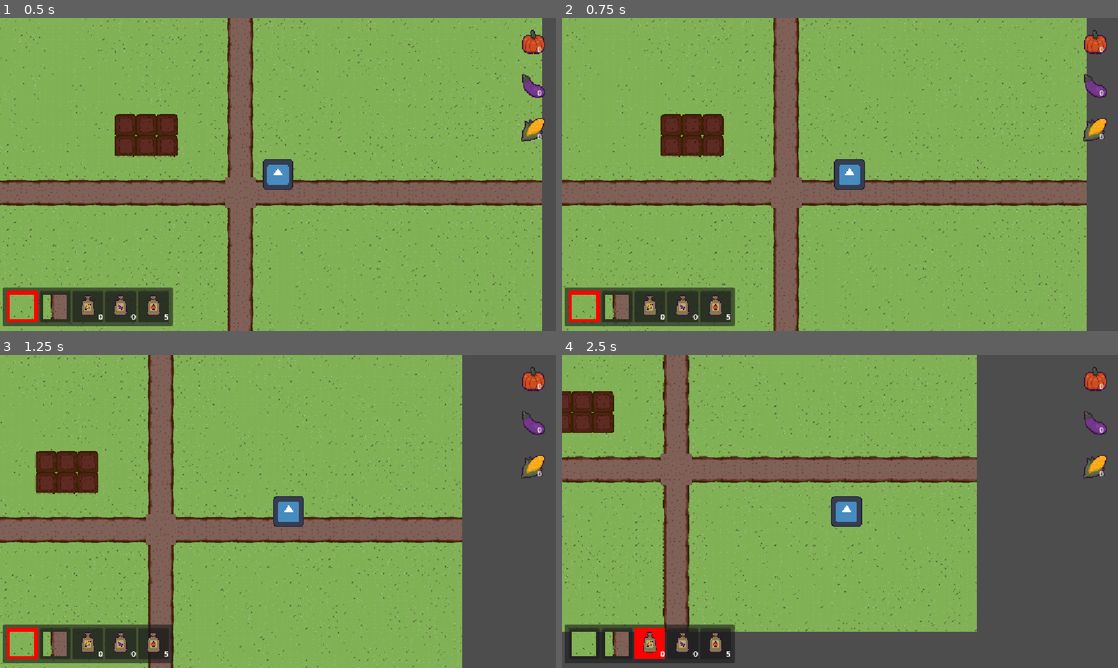
Above: before the commit, frames 1-4 (two rows, left to right).
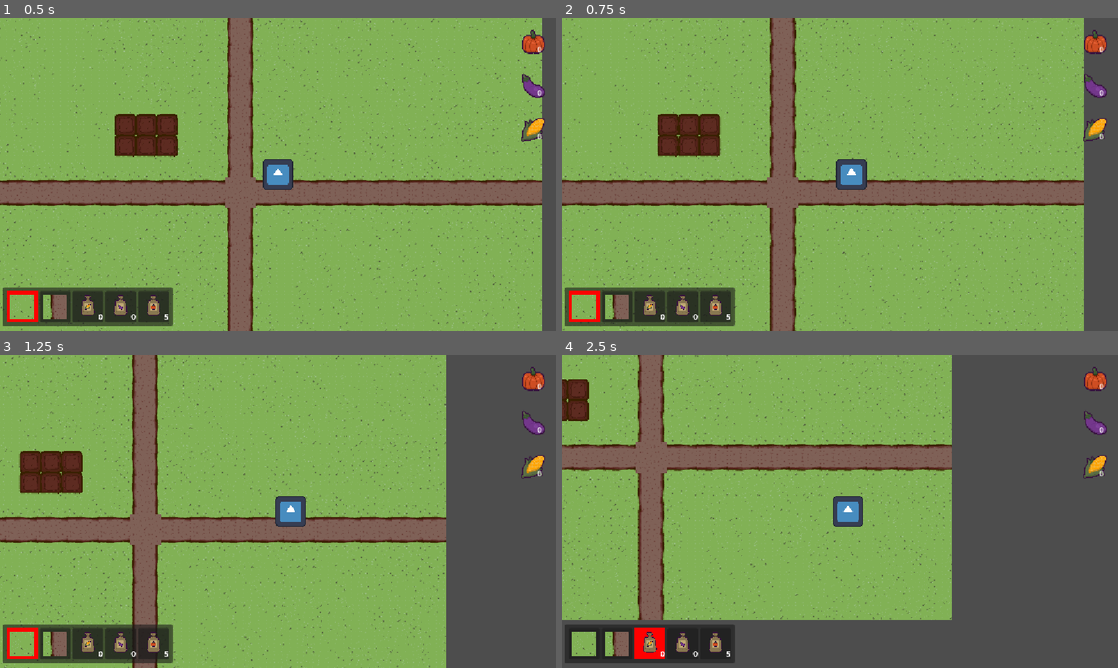
Above: after the commit, the same moments.

Repository: LovroMacicK/GameJam
Game: Godot game, scene res://scenes/world.tscn
Same seed, same stepped clock (60 frames per second), same inputs: the game is played once before the commit and once after it. The engine's default icon, where the game draws it, is replaced by a stand-in: a white triangle on a blue panel in a dark square.
Inputs (mouse positions are in pixels of both pictures, inside the frame that each line leads up to):
- Up to frame 1 (0.5 s): no input
- Up to frame 2 (0.75 s): tap Enter at 0.5 s; move the mouse to (689, 124) at 0.52 s; hold D (right) from 0.53 s (still down); hold Shift (shift) from 0.53 s (still down); click (689, 124) at 0.67 s
- Up to frame 3 (1.25 s): keep holding D (right); keep holding Shift (shift); tap 1 at 0.8 s
- Up to frame 4 (2.5 s): move the mouse to (606, 483) at 1.27 s; release D (right) at 1.28 s; release Shift (shift) at 1.28 s; hold S (down) 1.28-2.03 s; tap 1 at 1.35 s; click (606, 483) at 1.42 s; tap 2 at 1.55, 2.1 s; move the mouse to (612, 433) at 2.02 s; hold D (right) from 2.03 s (still down); click (612, 433) at 2.17 s; tap 3 at 2.3 s

Frame 1 is identical in both runs. In frame 2, 8.5% of the frame differs, in the area x 0-95%, y 0-100%; in frame 3, 14%; in frame 4, 23%, in the area x 0-75%, y 0-89%.

Commit message:
inventory/farming system updated

Diff:
--- a/GameJam2026/prefabs/UI/Inventory/inventory.gd
+++ b/GameJam2026/prefabs/UI/Inventory/inventory.gd
@@ -21,21 +21,22 @@
 
 
 func change_selected_slot_tools_inventory(item: String) -> void:
-	if item == tools_inventory[0]:
-		selected_slot_tools_inventory = 0
-	elif item == tools_inventory[1]:
-		selected_slot_tools_inventory = 1
+	var tool_index := tools_inventory.find(item)
+	if tool_index == -1:
+		return
+
+	selected_slot_tools_inventory = tool_index
 
 	selected_slot_inventory = -1
 
 
 func change_selected_slot_inventory(item: String) -> void:
-	if item == "pumpkin_seed":
-		selected_slot_inventory = 0
-	elif item == "corn_seed":
-		selected_slot_inventory = 1
-	elif item == "eggplant_seed":
-		selected_slot_inventory = 2
+	var seed_items := ["pumpkin_seed", "corn_seed", "eggplant_seed"]
+	var seed_index := seed_items.find(item)
+	if seed_index == -1:
+		return
+
+	selected_slot_inventory = seed_index
 
 	selected_slot_tools_inventory = -1
 
@@ -55,15 +56,19 @@
 
 
 func remove(item: String, amount: int) -> void:
-	if inventory.has(item) && inventory[item] >= amount && amount > 0:
-		inventory[item] -= amount
-		inventory_changed.emit()
+	if amount <= 0 or not inventory.has(item) or inventory[item] < amount:
+		return
+
+	inventory[item] -= amount
+	inventory_changed.emit()
 
 
 func add(item: String, amount: int) -> void:
-	if inventory.has(item) && amount > 0 && inventory[item] + amount <= 64:
-		inventory[item] += amount
-		inventory_changed.emit()
+	if amount <= 0 or not inventory.has(item):
+		return
+
+	inventory[item] = mini(inventory[item] + amount, 64)
+	inventory_changed.emit()
 
 
 func get_count(item: String) -> int:
--- a/GameJam2026/prefabs/UI/Inventory/inventory_ui.gd
+++ b/GameJam2026/prefabs/UI/Inventory/inventory_ui.gd
@@ -20,6 +20,10 @@
 
 
 func _ready() -> void:
+	if inventory == null:
+		push_error("InventoryUI potrebuje povezavo do Inventory.")
+		return
+
 	inventory.inventory_changed.connect(update_count)
 	inventory.change_selected_slot_tools_inventory("scythe")
 	update_count()
@@ -61,6 +65,9 @@
 
 
 func update_count() -> void:
+	if inventory == null:
+		return
+
 	slot_2_label.text = str(inventory.get_count("corn_seed"))
 	slot_3_label.text = str(inventory.get_count("eggplant_seed"))
 	slot_4_label.text = str(inventory.get_count("pumpkin_seed"))
--- /dev/null
+++ b/GameJam2026/prefabs/crop/Crop.tscn
@@ -0,0 +1,13 @@
+[gd_scene format=3 uid="uid://cwp1j4hu6t60j"]
+
+[ext_resource type="Script" uid="uid://8pmy2tpi5s50" path="res://prefabs/crop/Crop.gd" id="1_vdokn"]
+
+[node name="Crop" type="Node2D" unique_id=416708157]
+script = ExtResource("1_vdokn")
+
+[node name="Sprite2D" type="Sprite2D" parent="." unique_id=1393837908]
+
+[node name="GrowthTimer" type="Timer" parent="." unique_id=65058172]
+one_shot = true
+
+[connection signal="timeout" from="GrowthTimer" to="." method="_on_growth_timer_timeout"]
--- a/GameJam2026/prefabs/player/player.gd
+++ b/GameJam2026/prefabs/player/player.gd
@@ -1,8 +1,8 @@
 extends CharacterBody2D
 class_name Player
 
-const SPEED: float = 10000.0
-const RUNNING_SPEED: float = 16000.0
+const SPEED: float = 200.0
+const RUNNING_SPEED: float = 320.0
 
 @onready var sprite: AnimatedSprite2D = $Sprite
 
@@ -11,18 +11,18 @@
 var previous_state: String = "walk_front"
 
 
-func _physics_process(delta: float) -> void:
-	move(delta)
+func _physics_process(_delta: float) -> void:
+	move()
 
-func move(delta: float) -> void:
+func move() -> void:
 	var direction: Vector2 = Input.get_vector("left", "right", "up", "down")
 
 	if Input.is_action_pressed("shift"):
-		velocity = direction.normalized() * RUNNING_SPEED * delta
+		velocity = direction.normalized() * RUNNING_SPEED
 	else:
-		velocity = direction.normalized() * SPEED * delta
+		velocity = direction.normalized() * SPEED
 	flip(direction)
-	#animation_state_machine(direction)
+	animation_state_machine(direction)
 	move_and_slide()
 
 func flip(direction: Vector2) -> void:
@@ -40,22 +40,31 @@
 			sprite.speed_scale = 1
 
 		if direction.y > 0:
-			sprite.play("walk_front")
+			_play_animation("walk_front")
 			previous_state = "walk_front"
 
 		elif direction.y < 0:
-			sprite.play("walk_back")
+			_play_animation("walk_back")
 			previous_state = "walk_back"
 
 		elif direction.y == 0 && direction.x != 0:
-			sprite.play("walk_side")
+			_play_animation("walk_side")
 
 		else:
 			sprite.play(previous_state)
 
 	else:
 		if previous_state == "walk_front":
-			sprite.play("idle_front")
+			_play_animation("idle_front")
 
 		elif previous_state == "walk_back":
-			sprite.play("idle_back")
+			_play_animation("idle_back")
+
+func _play_animation(animation_name: String) -> void:
+	if sprite.sprite_frames == null:
+		return
+
+	if sprite.sprite_frames.has_animation(animation_name):
+		sprite.play(animation_name)
+	elif sprite.sprite_frames.has_animation("default"):
+		sprite.play("default")
--- a/GameJam2026/prefabs/player/player.tscn
+++ b/GameJam2026/prefabs/player/player.tscn
@@ -24,7 +24,7 @@
 [sub_resource type="CircleShape2D" id="CircleShape2D_nirye"]
 radius = 62.008064
 
-[node name="Player" type="CharacterBody2D" unique_id=1931862810]
+[node name="Player" type="CharacterBody2D" unique_id=1931862810 groups=["player"]]
 script = ExtResource("1_sxsrd")
 
 [node name="Collider" type="CollisionShape2D" parent="." unique_id=691296988]
--- a/GameJam2026/prefabs/soil/FarmingPlot.tscn
+++ b/GameJam2026/prefabs/soil/FarmingPlot.tscn
@@ -8,6 +8,7 @@
 
 [node name="FarmingPlot" type="Area2D" unique_id=629343993]
 script = ExtResource("1_od1m5")
+input_pickable = true
 
 [node name="Sprite2D" type="Sprite2D" parent="." unique_id=32655674]
 texture_filter = 1
--- a/GameJam2026/prefabs/soil/farming_plot.gd
+++ b/GameJam2026/prefabs/soil/farming_plot.gd
@@ -5,6 +5,7 @@
 @export var pumpkin_scene: PackedScene
 @export var corn_scene: PackedScene
 @export var eggplant_scene: PackedScene
+@export var interaction_distance: float = 64.0
 
 @onready var crop_container: Node2D = $CropContainer
 
@@ -12,16 +13,14 @@
 var current_crop: Crop = null
 
 func _ready() -> void:
-	print("Process mode: ", process_mode)
-	print("Input enabled: ", is_processing_input())
 	set_process_input(true)
 
-func plant_crop(seed: String) -> void:
-	if current_crop != null:
-		return
+func plant_crop(seed: String) -> bool:
+	if current_crop != null or seed.is_empty() or not _is_player_close():
+		return false
 
-	if inventory.get_count(seed) <= 0:
-		return
+	if inventory == null or inventory.get_count(seed) <= 0:
+		return false
 
 	var crop_scene: PackedScene
 
@@ -33,41 +32,61 @@
 		"eggplant_seed":
 			crop_scene = eggplant_scene
 		_:
-			return
+			return false
+
+	if crop_scene == null:
+		return false
 
 	current_crop = crop_scene.instantiate()
 	crop_type = seed.trim_suffix("_seed")
 
 	crop_container.add_child(current_crop)
+	if not inventory.get_count(seed) > 0:
+		current_crop.queue_free()
+		current_crop = null
+		crop_type = ""
+		return false
+
 	inventory.remove(seed, 1)
+	return true
 
 
-func harvest() -> void:
-	if current_crop == null:
-		return
+func harvest() -> bool:
+	if current_crop == null or not _is_player_close():
+		return false
 
 	var crop_name: String = current_crop.get_crop()
 
 	if crop_name == "":
-		return
+		return false
 
-	if inventory.get_count(crop_name) >= 64:
-		return
+	if inventory == null or inventory.get_count(crop_name) >= 64:
+		return false
 
 	inventory.add(crop_name, 1)
 
 	current_crop.queue_free()
 	current_crop = null
 	crop_type = ""
+	return true
 
-func _input(event: InputEvent) -> void:
-	if event is InputEventMouseButton:
-		print("KLIK ZAZNAN")
 
-func _on_input_event(_viewport: Node, event: InputEvent, _shape_idx: int) -> void:
-	print("Klik na FarmingPlot!")
+func _is_player_close() -> bool:
+	var player: Node2D = get_tree().get_first_node_in_group("player") as Node2D
+	if player == null:
+		player = get_tree().current_scene.get_node_or_null("player") as Node2D
+
+	if player == null:
+		return false
+
+	return global_position.distance_to(player.global_position) <= interaction_distance
+
+
+func _on_input_event_pickable(_viewport: Node, event: InputEvent, _shape_idx: int) -> void:
+	if inventory == null:
+		return
+
 	if event is InputEventMouseButton and event.pressed:
-		print("Miška deluje!")
 		if event.button_index == MOUSE_BUTTON_LEFT:
 			plant_crop(inventory.get_selected_item())
 
--- a/GameJam2026/scenes/inventory_seeds_ui.gd
+++ b/GameJam2026/scenes/inventory_seeds_ui.gd
@@ -1,15 +1,18 @@
 class_name InventorySeedsUI extends Control
 
-@onready var pumpkin_seeds: Label = $PumpkinSeeds/TextureRect/Label
-@onready var eggplant_seeds: Label = $EggplantSeeds/TextureRect/Label
-@onready var corn_seeds: Label = $CornSeeds/TextureRect/Label
+@onready var pumpkin_count: Label = $PumpkinSeeds/TextureRect/Label
+@onready var eggplant_count: Label = $EggplantSeeds/TextureRect/Label
+@onready var corn_count: Label = $CornSeeds/TextureRect/Label
 
 @export var inventory: Inventory
 
-func _process(delta: float) -> void:
+func _process(_delta: float) -> void:
 	refresh_count()
 
 func refresh_count() -> void:
-	pumpkin_seeds.text = str(inventory.get_count("pumpkin"))
-	eggplant_seeds.text = str(inventory.get_count("eggplant"))
-	corn_seeds.text = str(inventory.get_count("corn"))
+	if inventory == null:
+		return
+
+	pumpkin_count.text = str(inventory.get_count("pumpkin"))
+	eggplant_count.text = str(inventory.get_count("eggplant"))
+	corn_count.text = str(inventory.get_count("corn"))
--- a/GameJam2026/scenes/world.tscn
+++ b/GameJam2026/scenes/world.tscn
@@ -90,7 +90,7 @@
 
 [node name="World" type="Node2D" unique_id=1949591470]
 
-[node name="player" type="CharacterBody2D" parent="." unique_id=1931862810 node_paths=PackedStringArray("inventory")]
+[node name="player" type="CharacterBody2D" parent="." unique_id=1931862810 node_paths=PackedStringArray("inventory") groups=["player"]]
 z_index = 1
 position = Vector2(622, 394)
 script = ExtResource("5_2lf6f")
Not shown: 1 places in GameJam2026/prefabs/crop/pumpkin.tscn that only renumber resources
Not shown, changed: GameJam2026/prefabs/player/pickup_area.gd.uid
Not shown, changed: GameJam2026/scenes/inventory_seeds_ui.gd.uid
Not shown: 2 places in GameJam2026/scenes/world.tscn that only renumber resources
